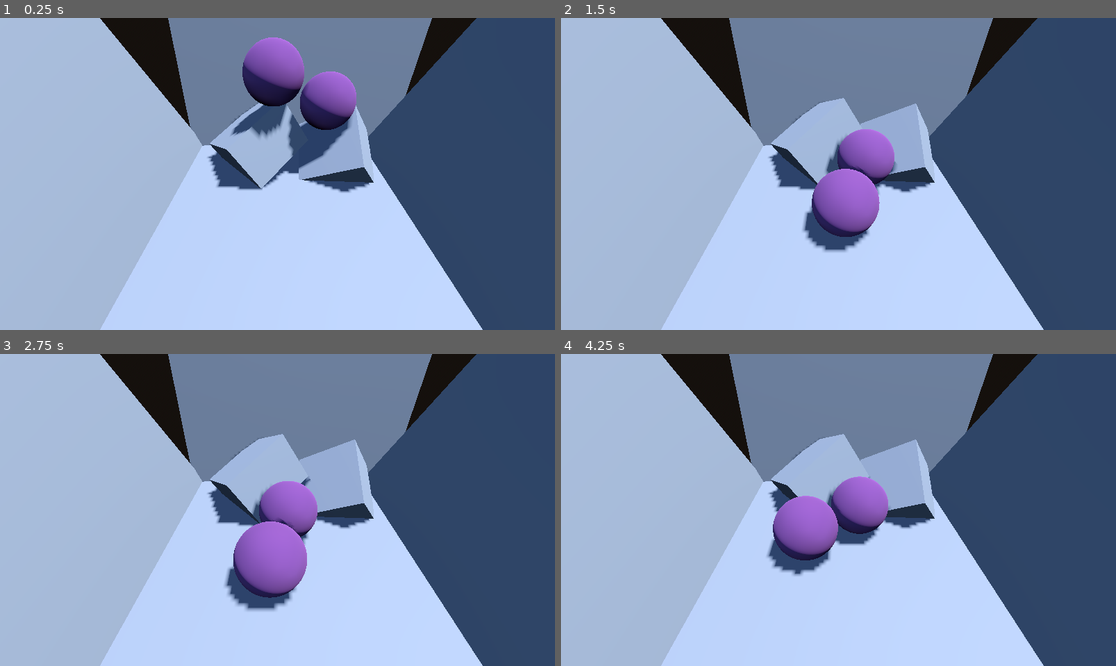
Above: before the commit, frames 1-4 (two rows, left to right).
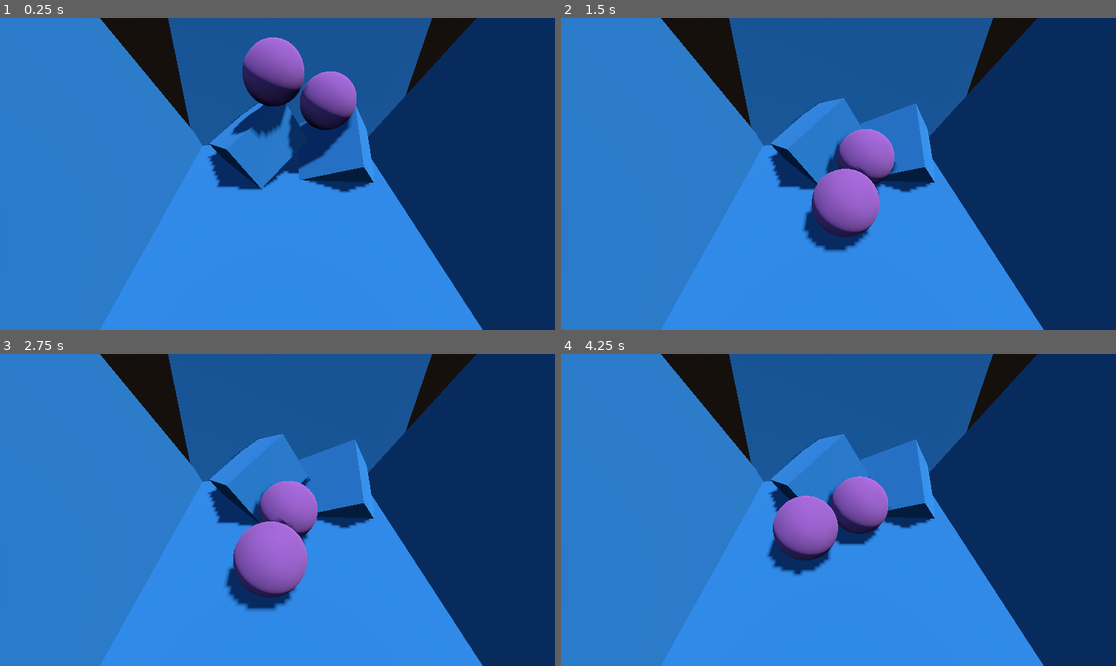
Above: after the commit, the same moments.

Repository: svdragster/Godot-Verlet-Solver
Game: Godot game, scene res://example/3d/Example3D_Box_1.tscn
The game is run twice, just before and just after one commit, with the same random seed, the same clock (stepped at 60 frames per second) and the same inputs. This scene is started directly instead of the project's main scene.
Inputs (mouse positions are in pixels of both pictures, inside the frame that each line leads up to):
- Up to frame 1 (0.25 s): no input
- Up to frame 2 (1.5 s): tap Enter (toggle_simulation) at 0.5 s; move the mouse to (960, 158) at 0.52 s; hold S (cam_back) 0.53-1.28 s; move the mouse to (727, 189) at 1.27 s; tap Shift (cam_fast) at 1.35 s
- Up to frame 3 (2.75 s): move the mouse to (333, 441) at 2.02 s; hold W (cam_forward) from 2.03 s (still down)
- Up to frame 4 (4.25 s): move the mouse to (810, 572) at 2.77 s; release W (cam_forward) at 2.78 s; tap A (cam_left) at 2.85 s; move the mouse to (1005, 556) at 3.52 s; hold Right mouse button (cam_move) from 3.53 s (still down)

The runs differ from the first frame. In frame 1, 93% of the frame differs, in the area x 0-100%, y 0-100%; in frame 2, 93%; in frame 3, 93%; in frame 4, 93%.

Commit message:
box plane collision

Diff:
--- a/example/3d/Example3D_1.tscn
+++ b/example/3d/Example3D_1.tscn
@@ -20,7 +20,7 @@
 background_mode = 2
 sky = SubResource("Sky_lg003")
 
-[node name="Example3D_1" type="Node3D"]
+[node name="Example3D" type="Node3D"]
 script = ExtResource("1_6jre3")
 
 [node name="DebugCamera3D" parent="." instance=ExtResource("5_6k03g")]
@@ -28,10 +28,10 @@
 rotation_edit_mode = 2
 
 [node name="VerletSolver3D" parent="." instance=ExtResource("1_ovomk")]
-gravity = Vector3(0, -8, 0)
+gravity = Vector3(0, -5, 0)
 
 [node name="VerletSphere3D2" parent="VerletSolver3D" instance=ExtResource("2_alocn")]
-transform = Transform3D(1, 0, 0, 0, 1, 0, 0, 0, 1, -0.263786, 3.35342, 0.302129)
+transform = Transform3D(1, 0, 0, 0, 1, 0, 0, 0, 1, -0.263786, 4.00381, 0.302129)
 
 [node name="VerletPlane3D" parent="VerletSolver3D" instance=ExtResource("4_3j2pk")]
 transform = Transform3D(1.30815, -0.682747, 1.35003, 0.821414, 1.8193, 0.124138, -1.27044, 0.473273, 1.47037, -0.861167, 2.33383, -0.145431)
--- /dev/null
+++ b/example/3d/Example3D_Box_2.tscn
@@ -0,0 +1,46 @@
+[gd_scene load_steps=9 format=3 uid="uid://cb655cwxj111u"]
+
+[ext_resource type="Script" path="res://example/3d/Example3D_1.gd" id="1_0vahf"]
+[ext_resource type="PackedScene" uid="uid://bnk7pkj2k3gjf" path="res://example/3d/debug_camera.tscn" id="2_o62tp"]
+[ext_resource type="PackedScene" uid="uid://1ic0f4wrfth0" path="res://verlet3d/verlet_solver_3d.tscn" id="3_yufxt"]
+[ext_resource type="PackedScene" uid="uid://r2xyc2uxjpcn" path="res://verlet3d/shapes/verlet_plane_3d.tscn" id="4_mapka"]
+[ext_resource type="PackedScene" uid="uid://c4gmrrfbr2agv" path="res://verlet3d/shapes/verlet_box_3d.tscn" id="4_qye72"]
+
+[sub_resource type="ProceduralSkyMaterial" id="ProceduralSkyMaterial_smfak"]
+sky_top_color = Color(0.298039, 0.443137, 0.717647, 1)
+sky_horizon_color = Color(0.513726, 0.678431, 0.803922, 1)
+ground_bottom_color = Color(0.0941176, 0.0784314, 0.0666667, 1)
+ground_horizon_color = Color(0.615686, 0.388235, 0.294118, 1)
+ground_curve = 0.00378927
+
+[sub_resource type="Sky" id="Sky_lg003"]
+sky_material = SubResource("ProceduralSkyMaterial_smfak")
+
+[sub_resource type="Environment" id="Environment_j7owh"]
+background_mode = 2
+sky = SubResource("Sky_lg003")
+
+[node name="Example3D" type="Node3D"]
+script = ExtResource("1_0vahf")
+
+[node name="DebugCamera3D" parent="." instance=ExtResource("2_o62tp")]
+transform = Transform3D(1, 0, 0, 0, 0.614658, 0.788794, 0, -0.788794, 0.614658, -0.324685, 2.11807, 2.47351)
+rotation_edit_mode = 2
+
+[node name="VerletSolver3D" parent="." instance=ExtResource("3_yufxt")]
+substeps = 4
+gravity = Vector3(0, -1, 0)
+
+[node name="VerletPlane3D" parent="VerletSolver3D" instance=ExtResource("4_mapka")]
+transform = Transform3D(2, 0, 0, 0, 1, 0, 0, 0, 2, 0, 0, 0)
+is_static = true
+
+[node name="VerletBox3D" parent="VerletSolver3D" instance=ExtResource("4_qye72")]
+transform = Transform3D(0.287932, 0.209168, 0.46985, 1.31383, -0.0283021, -0.127139, -0.0847458, 0.271894, -0.374689, 0, 1.17675, 0)
+
+[node name="DirectionalLight3D" type="DirectionalLight3D" parent="."]
+transform = Transform3D(0.932784, -1.57552e-08, 0.360436, -0.354327, -0.183334, 0.916974, 0.0660802, -0.983051, -0.171011, 0, 2, 0)
+shadow_enabled = true
+
+[node name="WorldEnvironment" type="WorldEnvironment" parent="."]
+environment = SubResource("Environment_j7owh")
--- a/verlet3d/collisions/verlet_collision_solver_3d.gd
+++ b/verlet3d/collisions/verlet_collision_solver_3d.gd
@@ -49,6 +49,12 @@
 	elif object_a.shape is BoxShape3D and object_b.shape is SphereShape3D:
 		# Box <-> Sphere
 		solve_collision_sphere_box(object_b, object_a, object_b.shape, object_a.shape)
+	elif object_a is VerletPlane3D and object_b.shape is BoxShape3D:
+		# Plane <-> Box
+		solve_collision_plane_box(object_a, object_b, object_b.shape)
+	elif object_a.shape is BoxShape3D and object_b is VerletPlane3D:
+		# Box <-> Plane
+		solve_collision_plane_box(object_b, object_a, object_a.shape)
 
 func solve_collision_spheres(object_a : VerletObject3D, object_b : VerletObject3D, shape_a : SphereShape3D, shape_b : SphereShape3D) -> void:
 	var collision : Vector3 = object_b.position - object_a.position
@@ -93,24 +99,32 @@
 
 	var plane_local_contact_position : Vector3 = plane_contact_position - plane.position
 
-	# Invert basis rotation so we can check if the contact position is within the AABB of the plane
-	var contact_position_inverted = Vector3(plane_local_contact_position)
-	contact_position_inverted = plane.basis.inverse() * contact_position_inverted * plane.scale
-
-	var aabb = AABB()
-	var plane_scale = Vector3(plane.scale)
-	plane_scale.y = 0.2
-	aabb.position = plane.position + plane_scale
-	aabb.end = plane.position - plane_scale
-	aabb = aabb.abs()
-
-
-	if not aabb.has_point(plane.position + contact_position_inverted):
+	var plane_collision_success := false
+
+	if sphere_distance_to_plane >= 0:
+		var plane_contact_local_position : Vector3 = plane_contact_position - plane.position
+
+		var contact_x_scale : float = plane.basis.x.dot(plane_contact_local_position) / plane.basis.x.length()
+		var contact_z_scale : float = plane.basis.z.dot(plane_contact_local_position) / plane.basis.z.length()
+		var contact_x : Vector3 = plane.basis.x.normalized() * contact_x_scale
+		var contact_z : Vector3 = plane.basis.z.normalized() * contact_z_scale
+
+
+		if contact_x_scale*contact_x_scale <= plane.basis.x.length_squared() and contact_z_scale*contact_z_scale <= plane.basis.z.length_squared():
+			var contact_distance_squared : float = contact_vector.length_squared() - sphere_shape.radius * sphere_shape.radius
+			if sphere_distance_to_plane < sphere_shape.radius:
+				# Collision
+				#debug_draw.add_vector(plane_contact_position, sphere.position, 4, Color.RED, true)
+				sphere.position += plane_normal * sqrt(abs(contact_distance_squared)) * 0.02
+				sphere.friction = 0.98
+				plane_collision_success = true
+
+
+	if not plane_collision_success:
 		# We are outside of the planes bounds. Let's check for collisions with the edges of the plane
 
 		#debug_draw.add_vector(plane.position, plane.position + contact_position_inverted, 4, Color.PURPLE, true)
 
-		var edge_id := 0
 		var edges := [
 			[plane.position + plane.basis.x + plane.basis.z, plane.position + plane.basis.x - plane.basis.z], # positive x edge of plane
 			[plane.position - plane.basis.x - plane.basis.z, plane.position - plane.basis.x + plane.basis.z], # negative x edge of plane
@@ -126,56 +140,33 @@
 			var edge_to_sphere : Vector3  = sphere.position - edge_a
 
 			var edge_scale : float = edge_to_sphere.dot(edge_direction)
-			#if plane.name == "VerletPlane3D2":
-			#	print(edge_id, "\tedge_scale: ", edge_scale)
+
 			if edge_scale > edge_length:
 				edge_scale = edge_length
 			elif edge_scale < 0.0:
 				edge_scale = 0.0
 
-			#debug_draw.add_vector(edge_a, edge_a + edge_direction * edge_scale, 4, Color.RED, true)
+			#debug_draw.add_vector(edge_a, edge_a + edge_direction * edge_scale, 4, Color.YELLOW, true)
 
 			var edge_scaled : Vector3 = (edge_a + edge_direction * edge_scale)
 
 			var sphere_to_edge_contact : Vector3 = sphere.position - edge_scaled
 			var sphere_to_edge_contact_distance : float = sphere_to_edge_contact.length_squared()
 			var edge_contact_distance_squared : float = sphere_to_edge_contact_distance - sphere_shape.radius * sphere_shape.radius
-			#if plane.name == "VerletPlane3D2":
-			#	print(edge_id, "\tdistance: ", sqrt(abs(edge_contact_distance_squared)))
+
 			if edge_contact_distance_squared <= 0:
-				#debug_draw.add_vector(edge_a + edge_direction * edge_scale, sphere.position, 4, Color.RED, true)
+				#debug_draw.add_vector(edge_a + edge_direction * edge_scale, sphere.position, 4, Color.ORANGE, true)
 				sphere.position += sphere_to_edge_contact.normalized() * sqrt(abs(edge_contact_distance_squared)) * 0.02
 				sphere.friction = 0.98
-			edge_id += 1
-
-	else:
-		# We are inside of the planes bounds. Check if the sphere is close enough to the plane
-
-		#debug_draw.add_vector(plane.position, plane.position + contact_position_inverted, 4, Color.LIGHT_BLUE, true)
-
-		var contact_distance_squared : float = contact_vector.length_squared() - sphere_shape.radius * sphere_shape.radius
-		if contact_distance_squared <= 0:
-			# Collision
-			#debug_draw.add_vector(plane_contact_position, sphere.position, 4, Color.RED, true)
-			sphere.position += plane_normal * sqrt(abs(contact_distance_squared)) * 0.02
-			sphere.friction = 0.98
-		else:
-			# No collision
-			pass
-			#debug_draw.add_vector(plane_contact_position, sphere.position, 4, Color.GREEN, true)
-
+				break  # since a plane is convex we can break here. Only one edge will be touched at the same time
 
 
 func solve_collision_sphere_box(sphere : VerletObject3D, box : VerletObject3D, sphere_shape : SphereShape3D, box_shape : BoxShape3D) -> void:
 	var origin_to_sphere : Vector3 = sphere.position - box.position
-	var faces : Array = [
-		[box.basis.y/2, Basis(box.basis)],
-		-box.basis.y/2,
-		box.basis.x/2,
-		-box.basis.x/2,
-		box.basis.z/2,
-		-box.basis.z/2,
-	]
+
+	# 1. Check:
+	# Iterate over all faces ("planes") of the box and find collision with the sphere
+
 	var plane_basis_list : Array[Basis] = [
 		Basis(box.basis.x, box.basis.y, box.basis.z),
 		Basis(box.basis.x, -box.basis.y, box.basis.z),
@@ -195,6 +186,7 @@
 		var sphere_distance_to_plane : float = plane_to_sphere.dot(plane_normal)
 
 		if sphere_distance_to_plane < 0:
+			# The sphere is below the plane, so we can stop checking
 			continue
 
 		var contact_vector : Vector3 = plane_normal * sphere_distance_to_plane
@@ -206,10 +198,8 @@
 		var contact_x = plane_x.normalized() * contact_x_scale
 		var contact_z = plane_z.normalized() * contact_z_scale
 
-
-		if contact_x_scale*contact_x_scale > plane_x.length_squared():
-			continue
-		if contact_z_scale*contact_z_scale > plane_z.length_squared():
+		if contact_x_scale*contact_x_scale > plane_x.length_squared() or contact_z_scale*contact_z_scale > plane_z.length_squared():
+			# The sphere is outside of the bounds of the plane, so we can stop checking
 			continue
 
 		#debug_draw.add_vector(box.position + plane_offset, box.position + plane_offset + contact_z, 3, Color.GREEN_YELLOW, true)
@@ -218,15 +208,17 @@
 		#debug_draw.add_vector(box.position + plane_offset, plane_contact_position, 2, Color.RED, true)
 
 		if sphere_distance_to_plane < sphere_shape.radius:
+			# Finally, the sphere is close enough to the plane
 			#debug_draw.add_vector(plane_contact_position, sphere.position, 2, Color.GREEN, true)
 			sphere.position += plane_normal * abs(sphere_distance_to_plane - sphere_shape.radius) * 0.5
 			sphere.friction = 0.98
 			face_collision_success = true
 			break
 
+	# 2. Check:
+	# If no collision with any plane was found, check all edges of the box
 
 	if not face_collision_success:
-		# We are outside of the planes bounds. Let's check for collisions with the edges of the box
 
 		var position = box.position
 		var basis = box.basis
@@ -273,4 +265,123 @@
 			if edge_contact_distance_squared <= 0:
 				sphere.position += sphere_to_edge_contact.normalized() * sqrt(abs(edge_contact_distance_squared / radius_squared)) * 0.02
 				sphere.friction = 0.98
-				break
+				break  # since a box is convex we can break here. Only one edge will be touched at the same time
+
+
+func solve_collision_plane_box(plane : VerletPlane3D, box : VerletBox3D, box_shape : BoxShape3D) -> void:
+	var plane_normal : Vector3 = plane.basis.y.normalized()
+
+	var position = box.position
+	var basis = box.basis
+
+	var box_corners := [
+		# Top edges of this box
+		position + basis.y/2 + basis.x/2 + basis.z/2,
+		position + basis.y/2 + basis.x/2 - basis.z/2,
+		position + basis.y/2 - basis.x/2 - basis.z/2,
+		position + basis.y/2 - basis.x/2 + basis.z/2,
+		# Bottom edges of this box
+		position - basis.y/2 + basis.x/2 + basis.z/2,
+		position - basis.y/2 + basis.x/2 - basis.z/2,
+		position - basis.y/2 - basis.x/2 - basis.z/2,
+		position - basis.y/2 - basis.x/2 + basis.z/2,
+	]
+
+	for point in box_corners:
+		var plane_to_point : Vector3 = point - plane.position
+		var point_distance_to_plane : float = plane_to_point.dot(plane_normal)
+		var contact_vector : Vector3  = plane_normal * point_distance_to_plane
+		var plane_contact_position : Vector3  = point - contact_vector
+
+
+		var plane_collision_success := false
+
+		if point_distance_to_plane >= -0.05:
+			var plane_contact_local_position : Vector3 = plane_contact_position - plane.position
+
+			var contact_x_scale : float = plane.basis.x.dot(plane_contact_local_position) / plane.basis.x.length()
+			var contact_z_scale : float = plane.basis.z.dot(plane_contact_local_position) / plane.basis.z.length()
+			var contact_x : Vector3 = plane.basis.x.normalized() * contact_x_scale
+			var contact_z : Vector3 = plane.basis.z.normalized() * contact_z_scale
+
+			if contact_x_scale*contact_x_scale <= plane.basis.x.length_squared() and contact_z_scale*contact_z_scale <= plane.basis.z.length_squared():
+				var contact_distance_squared : float = contact_vector.length_squared()
+				if point_distance_to_plane < 0.05:
+					debug_draw.add_vector(plane_contact_position, plane_contact_position + contact_vector, 4, Color.GREEN, true)
+					plane_collision_success = true
+					var rotation_dings : Vector3 = plane_contact_local_position.cross(plane_normal).normalized()
+					box.rotate(rotation_dings, 0.003)
+					box.position += plane_normal * 0.0095 * point_distance_to_plane
+					box.friction = 0.98
+
+		#if not plane_collision_success:
+		#	debug_draw.add_vector(plane_contact_position, plane_contact_position + contact_vector, 4, Color.PURPLE, true)
+
+
+#	var sphere_distance_to_plane : float = origin_to_sphere.dot(plane_normal)
+#
+#	var contact_vector : Vector3  = plane_normal * sphere_distance_to_plane
+#	var plane_contact_position : Vector3  = sphere.position - contact_vector
+#
+#	var plane_local_contact_position : Vector3 = plane_contact_position - plane.position
+#
+#	var plane_collision_success := false
+#
+#	if sphere_distance_to_plane >= 0:
+#		var plane_contact_local_position : Vector3 = plane_contact_position - plane.position
+#
+#		var contact_x_scale : float = plane.basis.x.dot(plane_contact_local_position) / plane.basis.x.length()
+#		var contact_z_scale : float = plane.basis.z.dot(plane_contact_local_position) / plane.basis.z.length()
+#		var contact_x : Vector3 = plane.basis.x.normalized() * contact_x_scale
+#		var contact_z : Vector3 = plane.basis.z.normalized() * contact_z_scale
+#
+#
+#		if contact_x_scale*contact_x_scale <= plane.basis.x.length_squared() and contact_z_scale*contact_z_scale <= plane.basis.z.length_squared():
+#			var contact_distance_squared : float = contact_vector.length_squared() - sphere_shape.radius * sphere_shape.radius
+#			if sphere_distance_to_plane < sphere_shape.radius:
+#				# Collision
+#				#debug_draw.add_vector(plane_contact_position, sphere.position, 4, Color.RED, true)
+#				sphere.position += plane_normal * sqrt(abs(contact_distance_squared)) * 0.02
+#				sphere.friction = 0.98
+#				plane_collision_success = true
+#
+#
+#	if not plane_collision_success:
+#		# We are outside of the planes bounds. Let's check for collisions with the edges of the plane
+#
+#		#debug_draw.add_vector(plane.position, plane.position + contact_position_inverted, 4, Color.PURPLE, true)
+#
+#		var edges := [
+#			[plane.position + plane.basis.x + plane.basis.z, plane.position + plane.basis.x - plane.basis.z], # positive x edge of plane
+#			[plane.position - plane.basis.x - plane.basis.z, plane.position - plane.basis.x + plane.basis.z], # negative x edge of plane
+#			[plane.position + plane.basis.z - plane.basis.x, plane.position + plane.basis.z + plane.basis.x], # positive z edge of plane
+#			[plane.position - plane.basis.z + plane.basis.x, plane.position - plane.basis.z - plane.basis.x], # negative z edge of plane
+#		]
+#		for edge in edges:
+#			var edge_a : Vector3 = edge[0]
+#			var edge_b : Vector3  = edge[1]
+#			var edge_vector : Vector3 = edge_b - edge_a
+#			var edge_length : float = edge_vector.length()
+#			var edge_direction : Vector3  = edge_vector / edge_length
+#			var edge_to_sphere : Vector3  = sphere.position - edge_a
+#
+#			var edge_scale : float = edge_to_sphere.dot(edge_direction)
+#
+#			if edge_scale > edge_length:
+#				edge_scale = edge_length
+#			elif edge_scale < 0.0:
+#				edge_scale = 0.0
+#
+#			#debug_draw.add_vector(edge_a, edge_a + edge_direction * edge_scale, 4, Color.YELLOW, true)
+#
+#			var edge_scaled : Vector3 = (edge_a + edge_direction * edge_scale)
+#
+#			var sphere_to_edge_contact : Vector3 = sphere.position - edge_scaled
+#			var sphere_to_edge_contact_distance : float = sphere_to_edge_contact.length_squared()
+#			var edge_contact_distance_squared : float = sphere_to_edge_contact_distance - sphere_shape.radius * sphere_shape.radius
+#
+#			if edge_contact_distance_squared <= 0:
+#				#debug_draw.add_vector(edge_a + edge_direction * edge_scale, sphere.position, 4, Color.ORANGE, true)
+#				sphere.position += sphere_to_edge_contact.normalized() * sqrt(abs(edge_contact_distance_squared)) * 0.02
+#				sphere.friction = 0.98
+#				break  # since a plane is convex we can break here. Only one edge will be touched at the same time
--- a/verlet3d/shapes/verlet_box_3d.gd
+++ b/verlet3d/shapes/verlet_box_3d.gd
@@ -2,10 +2,14 @@
 
 class_name VerletBox3D
 
+var last_rotation : Vector3 = Vector3.ZERO
+var angular_acceleration : Vector3 = Vector3.ZERO
+
+var friction : float = 0.99
 
 func _ready():
 	super._ready()
-	is_static = true
+	last_rotation = rotation
 
 	# Normal vectors of box
 #	get_node("/root/Example3D_Box_1/DebugCamera3D/DebugDraw").add_vector(position + basis.y/2, position + basis.y*1.5, 4, Color.BLUE)
@@ -46,4 +50,32 @@
 #
 
 func update(delta : float) -> void:
-	pass
+	if is_static:
+		return
+
+	# Velocity
+	var velocity : Vector3 = (position - last_position) * friction
+	var new_position : Vector3 = position + velocity + (acceleration) * (delta * delta)
+
+	last_position = position
+	position = new_position
+
+
+	# Rotation
+	update_rotation(delta)
+
+	# Reset
+	friction = 0.99
+	acceleration = Vector3.ZERO
+	angular_acceleration = Vector3.ZERO
+
+
+func update_rotation(delta : float):
+	var angular_velocity : Vector3 = (rotation - last_rotation) * friction
+	if angular_velocity.length_squared() < 0.005:
+		angular_velocity = Vector3.ZERO
+		last_rotation = rotation
+	var new_rotation : Vector3 = rotation + angular_velocity + (angular_acceleration) * (delta * delta)
+
+	last_rotation = rotation
+	rotation = new_rotation
--- a/verlet3d/shapes/verlet_box_3d.tscn
+++ b/verlet3d/shapes/verlet_box_3d.tscn
@@ -1,9 +1,13 @@
-[gd_scene load_steps=5 format=3 uid="uid://c4gmrrfbr2agv"]
+[gd_scene load_steps=6 format=3 uid="uid://c4gmrrfbr2agv"]
 
 [ext_resource type="Script" path="res://verlet3d/shapes/verlet_box_3d.gd" id="1_vfg75"]
 [ext_resource type="PackedScene" uid="uid://bmh1cnrjk6ppb" path="res://verlet3d/collisions/verlet_collision_3d.tscn" id="2_g07au"]
 
+[sub_resource type="StandardMaterial3D" id="StandardMaterial3D_7wgj1"]
+albedo_color = Color(0.121569, 0.368627, 0.52549, 1)
+
 [sub_resource type="BoxMesh" id="BoxMesh_bb817"]
+material = SubResource("StandardMaterial3D_7wgj1")
 
 [sub_resource type="BoxShape3D" id="BoxShape3D_f0o8c"]
 
--- a/verlet3d/verlet_solver_3d.gd
+++ b/verlet3d/verlet_solver_3d.gd
@@ -10,7 +10,7 @@
 var constraint_list := []
 
 func _ready() -> void:
-	collision_solver.debug_draw = get_node("/root/Example3D_Box_1/DebugCamera3D/DebugDraw")
+	collision_solver.debug_draw = get_node("/root/Example3D/DebugCamera3D/DebugDraw")
 	set_physics_process(true)
 
 func _physics_process(delta : float) -> void:
